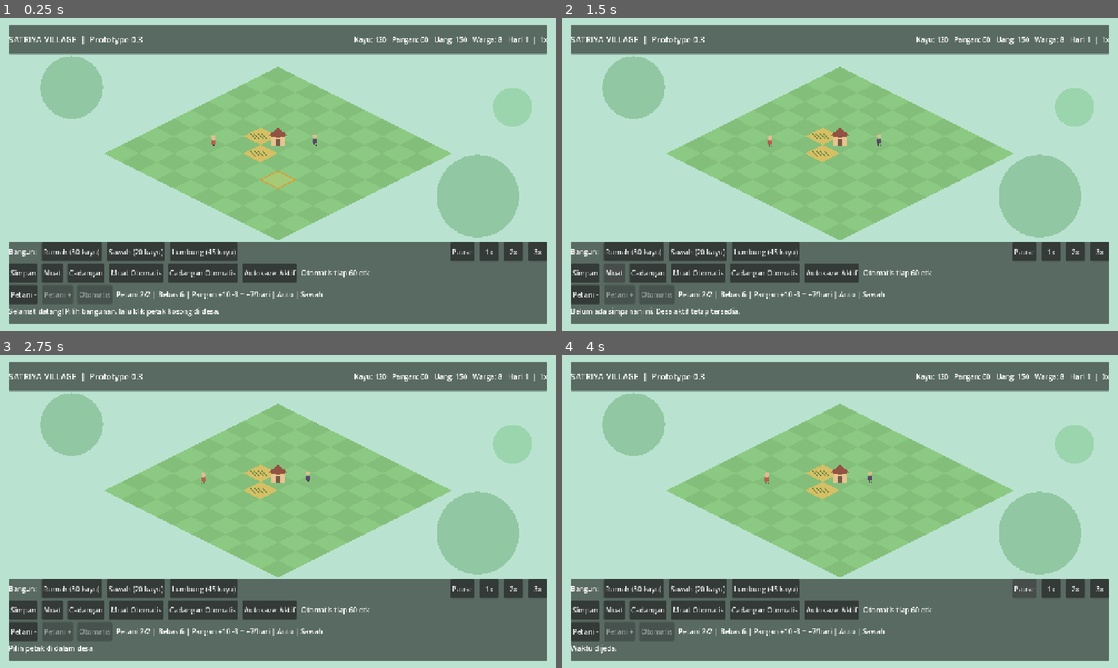
Above: before the commit, frames 1-4 (two rows, left to right).
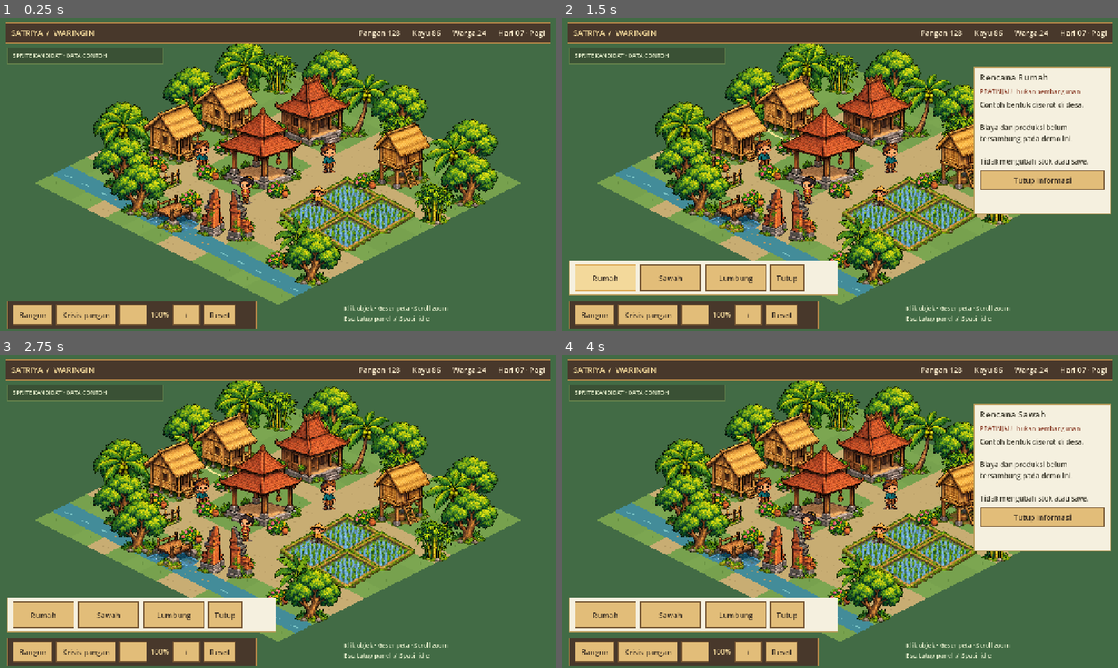
Above: after the commit, the same moments.

Repository: lalalostcode/satriya-village
Game: Godot game, scene res://scenes/visual_village.tscn
Same seed, same stepped clock (60 frames per second), same inputs: the game is played once before the commit and once after it. Before the commit the project starts from res://scenes/main.tscn.
Inputs (mouse positions are in pixels of both pictures, inside the frame that each line leads up to):
- Up to frame 1 (0.25 s): no input
- Up to frame 2 (1.5 s): click (595, 315) at 0.5 s, where only the run after the commit has a clickable "Bangun"; click (606, 277) at 1.25 s, where only the run after the commit has a clickable "Rumah"
- Up to frame 3 (2.75 s): click (478, 517) at 2 s, where only the run after the commit has a clickable "Tutup informasi"
- Up to frame 4 (4 s): click (673, 614) at 2.75 s, where only the run after the commit has a clickable "Sawah"; click (1023, 589) at 3.5 s, where only the run before the commit has a clickable "Pause"

The runs differ from the first frame. In frame 1, 99% of the frame differs, in the area x 0-100%, y 0-100%; in frame 2, 100%; in frame 3, 100%; in frame 4, 100%.

Commit message:
Replace rejected visual prototype with sprite review scene

Diff:
--- /dev/null
+++ b/assets/visual/sprite_manifest.json
@@ -0,0 +1,114 @@
+{
+	"bamboo": {
+		"ground_offset": 8,
+		"height": 49,
+		"status": "AI_GENERATED_CANDIDATE_NOT_APPROVED",
+		"texture": "res://assets/visual/sprites/bamboo.png",
+		"width": 46
+	},
+	"banana": {
+		"ground_offset": 8,
+		"height": 49,
+		"status": "AI_GENERATED_CANDIDATE_NOT_APPROVED",
+		"texture": "res://assets/visual/sprites/banana.png",
+		"width": 48
+	},
+	"bridge": {
+		"ground_offset": 8,
+		"height": 45,
+		"status": "AI_GENERATED_CANDIDATE_NOT_APPROVED",
+		"texture": "res://assets/visual/sprites/bridge.png",
+		"width": 66
+	},
+	"citizen": {
+		"ground_offset": 0,
+		"height": 36,
+		"status": "AI_GENERATED_CANDIDATE_NOT_APPROVED",
+		"texture": "res://assets/visual/sprites/citizen.png",
+		"width": 18
+	},
+	"farmer": {
+		"ground_offset": 0,
+		"height": 24,
+		"status": "AI_GENERATED_CANDIDATE_NOT_APPROVED",
+		"texture": "res://assets/visual/sprites/farmer.png",
+		"width": 20
+	},
+	"fence": {
+		"ground_offset": 8,
+		"height": 29,
+		"status": "AI_GENERATED_CANDIDATE_NOT_APPROVED",
+		"texture": "res://assets/visual/sprites/fence.png",
+		"width": 40
+	},
+	"field": {
+		"ground_offset": 8,
+		"height": 46,
+		"status": "AI_GENERATED_CANDIDATE_NOT_APPROVED",
+		"texture": "res://assets/visual/sprites/field.png",
+		"width": 76
+	},
+	"flowers": {
+		"ground_offset": 8,
+		"height": 21,
+		"status": "AI_GENERATED_CANDIDATE_NOT_APPROVED",
+		"texture": "res://assets/visual/sprites/flowers.png",
+		"width": 28
+	},
+	"gate": {
+		"ground_offset": 8,
+		"height": 62,
+		"status": "AI_GENERATED_CANDIDATE_NOT_APPROVED",
+		"texture": "res://assets/visual/sprites/gate.png",
+		"width": 66
+	},
+	"granary": {
+		"ground_offset": 8,
+		"height": 79,
+		"status": "AI_GENERATED_CANDIDATE_NOT_APPROVED",
+		"texture": "res://assets/visual/sprites/granary.png",
+		"width": 70
+	},
+	"house": {
+		"ground_offset": 8,
+		"height": 72,
+		"status": "AI_GENERATED_CANDIDATE_NOT_APPROVED",
+		"texture": "res://assets/visual/sprites/house.png",
+		"width": 74
+	},
+	"joglo": {
+		"ground_offset": 8,
+		"height": 84,
+		"status": "AI_GENERATED_CANDIDATE_NOT_APPROVED",
+		"texture": "res://assets/visual/sprites/joglo.png",
+		"width": 88
+	},
+	"leader": {
+		"ground_offset": 0,
+		"height": 33,
+		"status": "AI_GENERATED_CANDIDATE_NOT_APPROVED",
+		"texture": "res://assets/visual/sprites/leader.png",
+		"width": 18
+	},
+	"palm": {
+		"ground_offset": 8,
+		"height": 73,
+		"status": "AI_GENERATED_CANDIDATE_NOT_APPROVED",
+		"texture": "res://assets/visual/sprites/palm.png",
+		"width": 62
+	},
+	"pendopo": {
+		"ground_offset": 8,
+		"height": 96,
+		"status": "AI_GENERATED_CANDIDATE_NOT_APPROVED",
+		"texture": "res://assets/visual/sprites/pendopo.png",
+		"width": 96
+	},
+	"tree": {
+		"ground_offset": 8,
+		"height": 62,
+		"status": "AI_GENERATED_CANDIDATE_NOT_APPROVED",
+		"texture": "res://assets/visual/sprites/tree.png",
+		"width": 66
+	}
+}
--- a/project.godot
+++ b/project.godot
@@ -11,7 +11,7 @@
 [application]
 
 config/name="Satriya Village"
-run/main_scene="res://scenes/main.tscn"
+run/main_scene="res://scenes/visual_village.tscn"
 config/features=PackedStringArray("4.7", "GL Compatibility")
 
 [display]
--- /dev/null
+++ b/scenes/visual_village.tscn
@@ -0,0 +1,12 @@
+[gd_scene load_steps=2 format=3]
+
+[ext_resource type="Script" path="res://scripts/visual/visual_village.gd" id="1"]
+
+[node name="VisualVillage" type="Control"]
+layout_mode = 3
+anchors_preset = 15
+anchor_right = 1.0
+anchor_bottom = 1.0
+grow_horizontal = 2
+grow_vertical = 2
+script = ExtResource("1")
--- /dev/null
+++ b/scripts/visual/village_art.gd
@@ -0,0 +1,96 @@
+extends Node2D
+## Sprite-only objects; the ground remains an explicitly temporary tile renderer.
+const MANIFEST := "res://assets/visual/sprite_manifest.json"
+var objects: Array[Dictionary] = []
+var sprites: Array[Sprite2D] = []
+var selected: int = -1
+var animate: bool = true
+var phase: float = 0.0
+var catalog: Dictionary = {}
+
+func _ready() -> void:
+	texture_filter = CanvasItem.TEXTURE_FILTER_NEAREST
+	catalog = JSON.parse_string(FileAccess.get_file_as_string(MANIFEST))
+	objects = [item("house",2,5,"Rumah rumbia"),item("house",2,8,"Rumah bambu"),
+		item("joglo",5,3,"Rumah Jawa"),item("pendopo",6,7,"Pendopo Waringin"),
+		item("granary",10,3,"Lumbung panggung"),item("gate",8,11,"Gapura bata"),
+		item("field",10,6,"Sawah timur"),item("field",12,6,"Petak padi"),
+		item("field",10,8,"Sawah irigasi"),item("field",12,8,"Sawah hijau"),
+		item("bridge",6,12,"Jembatan kayu"),item("leader",6.8,8.6,"Raras · Kepala desa"),
+		item("farmer",9,6.7,"Sari · Petani"),item("farmer",12,9.5,"Jaya · Petani"),
+		item("citizen",3.6,8,"Wening · Warga"),item("citizen",7.4,4.5,"Banu · Warga")]
+	for cell in [Vector2(0,2),Vector2(0,5),Vector2(0,9),Vector2(3,0),Vector2(7,0),Vector2(11,0),Vector2(13,2),Vector2(13,11),Vector2(2,11),Vector2(4,12)]:
+		objects.append(item("tree",cell.x,cell.y,"Pohon tropis"))
+	for cell in [Vector2(1,3),Vector2(6,1),Vector2(12,2),Vector2(1,10)]:
+		objects.append(item("palm",cell.x,cell.y,"Kelapa"))
+	for cell in [Vector2(1,6),Vector2(4,1),Vector2(9,2),Vector2(11,10)]:
+		objects.append(item("banana",cell.x,cell.y,"Pisang"))
+	for cell in [Vector2(1,1),Vector2(8,1),Vector2(13,4)]:
+		objects.append(item("bamboo",cell.x,cell.y,"Bambu"))
+	for cell in [Vector2(3,6),Vector2(4,8),Vector2(7,7),Vector2(9,4),Vector2(2,9),Vector2(5,10),Vector2(8,10),Vector2(11,11)]:
+		objects.append(item("flowers",cell.x,cell.y,"Taman kecil"))
+	for cell in [Vector2(1,7),Vector2(2,10),Vector2(3.5,10),Vector2(9,1.5)]:
+		objects.append(item("fence",cell.x,cell.y,"Pagar bambu"))
+	objects.sort_custom(func(a: Dictionary,b: Dictionary) -> bool: return iso(a.cell).y < iso(b.cell).y)
+	for obj in objects:
+		var spec: Dictionary = catalog[obj.kind]
+		var sprite := Sprite2D.new()
+		sprite.texture = load(spec.texture)
+		sprite.centered = false
+		sprite.offset = Vector2(-sprite.texture.get_width()/2.0,-sprite.texture.get_height()+spec.ground_offset)
+		sprite.position = iso(obj.cell).round()
+		# Terrain crops must stay below the characters even where their footprints overlap.
+		sprite.z_index = 0 if obj.kind in ["field","bridge"] else 1
+		add_child(sprite)
+		sprites.append(sprite)
+
+func item(kind: String,x: float,y: float,title: String) -> Dictionary:
+	return {"kind":kind,"cell":Vector2(x,y),"title":title}
+
+func iso(cell: Vector2) -> Vector2:
+	return Vector2((cell.x-cell.y)*20,(cell.x+cell.y)*10)
+
+func _process(delta: float) -> void:
+	if not animate: return
+	phase += delta
+	for i in range(objects.size()):
+		if objects[i].kind in ["leader","farmer","citizen"]:
+			sprites[i].position = iso(objects[i].cell).round() + Vector2(0,roundf(sin(phase*2+i)*0.6))
+
+func diamond(p: Vector2,color: Color) -> void:
+	draw_colored_polygon(PackedVector2Array([p+Vector2(0,-10),p+Vector2(20,0),p+Vector2(0,10),p+Vector2(-20,0)]),color)
+
+func _draw() -> void:
+	for y in range(14):
+		for x in range(14):
+			var p := iso(Vector2(x,y))
+			var path := x in [3,7,8] or y in [4,9,10]
+			var color := Color("77a14e") if (x+y)%3 else Color("7ca651")
+			if path: color = Color("c8ad73")
+			if y == 12: color = Color("438c99")
+			diamond(p,color)
+			if path:
+				for n in range(3):
+					draw_rect(Rect2(p+Vector2(n*6-8,(x+y+n)%5-2),Vector2(2,1)),Color("b59b65"))
+			elif y == 12:
+				draw_line(p+Vector2(-6,0),p+Vector2(3,4),Color("7bc4c6"),1)
+			else:
+				draw_line(p+Vector2(4,1),p+Vector2(5,-2),Color("658d40"),1)
+	if selected >= 0 and selected < objects.size():
+		var p := iso(objects[selected].cell)
+		draw_polyline(PackedVector2Array([p+Vector2(0,-12),p+Vector2(24,0),p+Vector2(0,12),p+Vector2(-24,0),p+Vector2(0,-12)]),Color("ffe694"),2)
+
+func pick(local: Vector2) -> int:
+	# Pixel alpha hit testing ignores transparent padding around each PNG.
+	for i in range(sprites.size()-1,-1,-1):
+		if objects[i].kind in ["field","bridge"]: continue
+		if hits(i,local): return i
+	for i in range(sprites.size()-1,-1,-1):
+		if objects[i].kind in ["field","bridge"] and hits(i,local): return i
+	return -1
+
+func hits(i: int,local: Vector2) -> bool:
+	var sprite := sprites[i]
+	var p := local-sprite.position-sprite.offset
+	var image := sprite.texture.get_image()
+	return p.x>=0 and p.y>=0 and p.x<image.get_width() and p.y<image.get_height() and image.get_pixelv(Vector2i(p)).a>0.5
--- /dev/null
+++ b/scripts/visual/visual_village.gd
@@ -0,0 +1,229 @@
+extends Control
+## Frontend-only scene: no simulation, save writes, production or quest execution.
+const Art = preload("res://scripts/visual/village_art.gd")
+var world: Node2D
+var viewport: SubViewport
+var info: VBoxContainer
+var info_panel: PanelContainer
+var build_panel: PanelContainer
+var quest_panel: PanelContainer
+var status: Label
+var zoom_label: Label
+var zoom_level: float = 1.0
+var pan := Vector2.ZERO
+var dragging: bool = false
+var drag_start := Vector2.ZERO
+var moved: bool = false
+var preview_kind: String = ""
+
+func _ready() -> void:
+	mouse_filter = Control.MOUSE_FILTER_IGNORE
+	_build_world()
+	_build_ui()
+	resized.connect(_layout_world)
+	_layout_world()
+
+func _build_world() -> void:
+	var backdrop := ColorRect.new()
+	backdrop.color = Color("426b45")
+	backdrop.set_anchors_and_offsets_preset(Control.PRESET_FULL_RECT)
+	backdrop.mouse_filter = Control.MOUSE_FILTER_IGNORE
+	add_child(backdrop)
+	viewport = SubViewport.new()
+	viewport.size = Vector2i(640,360)
+	viewport.transparent_bg = true
+	viewport.render_target_update_mode = SubViewport.UPDATE_ALWAYS
+	add_child(viewport)
+	world = Art.new()
+	viewport.add_child(world)
+	var image := TextureRect.new()
+	image.texture = viewport.get_texture()
+	image.texture_filter = CanvasItem.TEXTURE_FILTER_NEAREST
+	image.set_anchors_and_offsets_preset(Control.PRESET_FULL_RECT)
+	image.mouse_filter = Control.MOUSE_FILTER_IGNORE
+	add_child(image)
+
+func _layout_world() -> void:
+	world.position = Vector2(320,60) + pan
+	world.scale = Vector2.ONE * zoom_level
+
+func style(bg: String, border: String = "b79a59") -> StyleBoxFlat:
+	var box := StyleBoxFlat.new()
+	box.bg_color = Color(bg)
+	box.border_color = Color(border)
+	box.set_border_width_all(2)
+	box.set_corner_radius_all(0)
+	box.content_margin_left = 14
+	box.content_margin_right = 14
+	box.content_margin_top = 10
+	box.content_margin_bottom = 10
+	return box
+
+func panel(parent: Node, rect: Rect2) -> PanelContainer:
+	var node := PanelContainer.new()
+	node.position = rect.position
+	node.size = rect.size
+	node.add_theme_stylebox_override("panel",style("f5f0df"))
+	parent.add_child(node)
+	return node
+
+func stack(parent: Node) -> VBoxContainer:
+	var node := VBoxContainer.new()
+	node.add_theme_constant_override("separation",9)
+	parent.add_child(node)
+	return node
+
+func label(parent: Node, value: String, font_size: int = 17, color: String = "403d30") -> Label:
+	var node := Label.new()
+	node.text = value
+	node.add_theme_font_size_override("font_size",font_size)
+	node.add_theme_color_override("font_color",Color(color))
+	parent.add_child(node)
+	return node
+
+func button(parent: Node, value: String, action: Callable) -> Button:
+	var node := Button.new()
+	node.text = value
+	node.custom_minimum_size = Vector2(64,46)
+	node.pressed.connect(action)
+	parent.add_child(node)
+	return node
+
+func _build_ui() -> void:
+	var ui := Control.new()
+	ui.name = "HUD"
+	ui.mouse_filter = Control.MOUSE_FILTER_IGNORE
+	add_child(ui)
+	var t := Theme.new()
+	t.default_font_size = 17
+	t.set_stylebox("normal","Button",style("e2bd79","735431"))
+	t.set_stylebox("hover","Button",style("f3d99b","dca957"))
+	t.set_stylebox("pressed","Button",style("c79853","735431"))
+	t.set_stylebox("focus","Button",style("f3d99b","fff0b5"))
+	for state in ["font_color","font_hover_color","font_pressed_color"]:
+		t.set_color(state,"Button",Color("372c22"))
+	ui.theme = t
+	ui.size = Vector2(1280,720)
+	resized.connect(func() -> void: ui.scale = size / Vector2(1280,720))
+	ui.scale = size / Vector2(1280,720)
+	var top := panel(ui,Rect2(12,10,1256,48))
+	top.add_theme_stylebox_override("panel",style("48382b","b68748"))
+	var row := HBoxContainer.new()
+	row.add_theme_constant_override("separation",28)
+	top.add_child(row)
+	label(row,"SATRIYA  /  WARINGIN",18,"f3d99b").size_flags_horizontal = Control.SIZE_EXPAND_FILL
+	for value in ["Pangan 128", "Kayu 86", "Warga 24", "Hari 07 · Pagi"]:
+		label(row,value,17,"fff0d1")
+	var tag := panel(ui,Rect2(16,68,360,32))
+	tag.add_theme_stylebox_override("panel",style("3a5135","64814b"))
+	label(tag,"SPRITE KANDIDAT · DATA CONTOH",13,"e4edcb")
+	info_panel = panel(ui,Rect2(948,112,316,340))
+	info = stack(info_panel)
+	info_panel.hide()
+	build_panel = panel(ui,Rect2(16,558,620,80))
+	var build := HBoxContainer.new()
+	build.add_theme_constant_override("separation",10)
+	build_panel.add_child(build)
+	for entry in [["Rumah","house"],["Sawah","field"],["Lumbung","granary"]]:
+		button(build,entry[0],preview_build.bind(entry[1],entry[0])).custom_minimum_size.x = 140
+	button(build,"Tutup",func() -> void: build_panel.hide())
+	build_panel.hide()
+	var actions := panel(ui,Rect2(16,650,576,60))
+	actions.add_theme_stylebox_override("panel",style("48382b","b68748"))
+	var bar := HBoxContainer.new()
+	bar.add_theme_constant_override("separation",8)
+	actions.add_child(bar)
+	button(bar,"Bangun",func() -> void: build_panel.visible = not build_panel.visible)
+	button(bar,"Krisis pangan",show_quest)
+	button(bar,"−",func() -> void: set_zoom(zoom_level-0.25))
+	zoom_label = label(bar,"100%",16,"f3d99b")
+	button(bar,"+",func() -> void: set_zoom(zoom_level+0.25))
+	button(bar,"Reset",reset_view)
+	status = label(ui,"Klik objek · Geser peta · Scroll zoom\nEsc: tutup panel  /  Spasi: idle",14,"e4edcb")
+	status.position = Vector2(792,658)
+
+func show_info(title: String, subtitle: String, body: String) -> void:
+	for child in info.get_children():
+		info.remove_child(child)
+		child.queue_free()
+	label(info,title,20)
+	label(info,subtitle,14,"8e4530")
+	label(info,body,16)
+	button(info,"Tutup informasi",func() -> void: info_panel.hide())
+	info_panel.show()
+
+func show_quest() -> void:
+	show_info("Cadangan menipis", "QUEST CONTOH · belum aktif", "Sari meminta bantuan:\n\n“Persediaan padi menipis.\nMari rawat sawah bersama.”\n\nTarget contoh: 150 ikat padi.\nHadiah contoh: kepercayaan.")
+	button(info,"Tinjau sawah",func() -> void: select_kind("field"))
+
+func preview_build(kind: String, title: String) -> void:
+	preview_kind = kind
+	select_kind(kind)
+	show_info("Rencana " + title, "PRATINJAU · bukan pembangunan", "Contoh bentuk disorot di desa.\n\nBiaya dan produksi belum\ntersambung pada demo ini.\n\nTidak mengubah stok atau save.")
+
+func select_kind(kind: String) -> void:
+	for i in range(world.objects.size()):
+		if world.objects[i].kind == kind:
+			world.selected = i
+			world.queue_redraw()
+			return
+
+func select_at(screen: Vector2) -> void:
+	var point := screen / size * Vector2(640,360)
+	var index: int = world.pick((point-world.position)/zoom_level)
+	world.selected = index
+	world.queue_redraw()
+	if index < 0: return
+	var obj: Dictionary = world.objects[index]
+	var role: String = obj.kind
+	if role in ["leader","farmer","citizen"]:
+		show_info(obj.title,"KARAKTER CONTOH", "Suasana hati: tenang\nKegiatan: animasi dekoratif\n\n“Selamat pagi! Mari singgah\ndi pendopo desa.”\n\nBelum terhubung ke AI.")
+	else:
+		var descriptions := {
+			"joglo":"Rumah Jawa beratap tajug.\nInspirasi joglo; periode\nTumapel perlu riset.",
+			"house":"Dinding kayu dan bambu.\nAtap hangat, teras sederhana.\n\nPenghuni contoh: 4 warga.",
+			"field":"Padi muda dan pematang.\nSaluran air melewati sawah.\n\nHasil contoh: 12 ikat / hari.",
+			"granary":"Lantai panggung dan tangga.\nTempat menyimpan hasil padi.\n\nKapasitas contoh: 200 ikat.",
+			"pendopo":"Balai terbuka beratap susun.\nTempat warga berkumpul.\n\nInspirasi joglo Nusantara.",
+			"gate":"Gapura bata sebagai\npenanda masuk desa.\n\nInspirasi gaya Nusantara.",
+			"shrine":"Pelataran batu bertingkat.\nAksen budaya desa fiktif."}
+		show_info(obj.title,"SPRITE KANDIDAT · belum disetujui",descriptions.get(role,"Vegetasi tropis dekoratif.\nBagian dari komposisi desa.")+"\n\nBukan rekonstruksi sejarah.")
+
+func set_zoom(value: float) -> void:
+	zoom_level = clampf(value,0.75,1.5)
+	zoom_label.text = "%d%%" % int(zoom_level*100)
+	_layout_world()
+
+func reset_view() -> void:
+	pan = Vector2.ZERO
+	set_zoom(1.0)
+
+func _input(event: InputEvent) -> void:
+	# Release is observed even above HUD so a world drag cannot become stuck.
+	if event is InputEventMouseButton and not event.pressed:
+		if event.button_index in [MOUSE_BUTTON_LEFT,MOUSE_BUTTON_MIDDLE]:
+			if dragging and not moved and event.button_index == MOUSE_BUTTON_LEFT:
+				if not get_viewport().gui_get_hovered_control(): select_at(event.position)
+			dragging = false
+
+func _unhandled_input(event: InputEvent) -> void:
+	if event is InputEventKey and event.pressed and not event.echo:
+		if event.keycode == KEY_ESCAPE:
+			info_panel.hide()
+			build_panel.hide()
+		if event.keycode == KEY_SPACE:
+			world.animate = not world.animate
+	if event is InputEventMouseButton and event.pressed:
+		match event.button_index:
+			MOUSE_BUTTON_WHEEL_UP: set_zoom(zoom_level+0.25)
+			MOUSE_BUTTON_WHEEL_DOWN: set_zoom(zoom_level-0.25)
+			MOUSE_BUTTON_LEFT, MOUSE_BUTTON_MIDDLE:
+				dragging = true
+				moved = false
+				drag_start = event.position
+	if event is InputEventMouseMotion and dragging:
+		if event.position.distance_to(drag_start)>6: moved = true
+		if moved:
+			pan += event.relative / size * Vector2(640,360)
+			pan = pan.clamp(Vector2(-180,-100),Vector2(180,100))
+			_layout_world()
--- /dev/null
+++ b/tests/test_visual_smoke.gd
@@ -0,0 +1,61 @@
+extends SceneTree
+var failures: int = 0
+func check(ok: bool,message: String) -> void:
+	if not ok:
+		failures += 1
+		push_error(message)
+	else: print("PASS: ",message)
+func _initialize() -> void:
+	call_deferred("run")
+func run() -> void:
+	root.size = Vector2i(1280,720)
+	var scene = load("res://scenes/visual_village.tscn").instantiate()
+	root.add_child(scene)
+	await process_frame
+	await process_frame
+	check(not scene.info_panel.visible and not scene.build_panel.visible,"Panels hidden on startup")
+	check(scene.world.sprites.size() == scene.world.objects.size(),"All objects use Sprite2D PNGs")
+	check(scene.world.catalog.size() == 16,"16 asset definitions loaded")
+	check(scene.viewport.size == Vector2i(640,360),"Pixel world viewport")
+	scene.preview_build("house","Rumah")
+	check(scene.world.selected >= 0 and scene.info_panel.visible,"Build preview")
+	scene.show_quest()
+	check(scene.info.get_child(0).text == "Cadangan menipis","Quest mockup")
+	scene.set_zoom(8)
+	check(scene.zoom_level == 1.5,"Zoom limit")
+	scene.reset_view()
+	check(scene.zoom_level == 1.0 and scene.pan == Vector2.ZERO,"Reset framing")
+	for kind in ["leader","house","field","gate"]:
+		scene.select_kind(kind)
+		var i: int = scene.world.selected
+		check(scene.world.sprites[i].texture != null,"PNG loaded " + kind)
+	scene.info_panel.hide()
+	scene.select_kind("leader")
+	var leader_pos: Vector2 = (scene.world.iso(scene.world.objects[scene.world.selected].cell) + scene.world.position + Vector2(0,-8)) * 2
+	scene.world.selected = -1
+	var motion := InputEventMouseMotion.new()
+	motion.position = leader_pos
+	Input.parse_input_event(motion)
+	await process_frame
+	var click := InputEventMouseButton.new()
+	click.position = leader_pos
+	click.button_index = MOUSE_BUTTON_LEFT
+	click.pressed = true
+	Input.parse_input_event(click)
+	await process_frame
+	click = click.duplicate()
+	click.pressed = false
+	Input.parse_input_event(click)
+	await process_frame
+	check(scene.world.selected >= 0,"Actual viewport mouse selection")
+	check(scene.info.get_child(0).text.contains("Raras"),"Character detail from click")
+	scene.world.selected = -1
+	scene.world.queue_redraw()
+	scene.info_panel.hide()
+	await process_frame
+	await process_frame
+	if DisplayServer.get_name() != "headless":
+		await RenderingServer.frame_post_draw
+		check(root.get_texture().get_image().save_png("res://docs/screenshots/visual_after.png") == OK,"AFTER screenshot saved")
+	print("VISUAL SMOKE FAILURES: ",failures)
+	quit(failures)
--- /dev/null
+++ b/tools/slice_visual_atlas.gd
@@ -0,0 +1,32 @@
+extends SceneTree
+## Deterministic atlas slicing/normalization; no procedural sprite painting.
+func _initialize() -> void:
+	var source := Image.load_from_file("res://assets/visual/source_atlas.png")
+	var names := ["house","joglo","pendopo","granary","gate","field","palm","banana","bamboo","tree","fence","flowers","farmer","leader","citizen","bridge"]
+	var widths := [74,88,96,70,66,76,62,48,46,66,40,28,20,18,18,66]
+	# Measured on the generated 1254x1254 atlas; generated grids are not exact.
+	var regions := [Rect2i(0,0,315,334),Rect2i(315,0,315,326),Rect2i(630,0,324,330),Rect2i(954,0,300,335),Rect2i(0,340,307,298),Rect2i(302,380,338,215),Rect2i(650,328,291,318),Rect2i(954,344,300,296),Rect2i(0,638,305,291),Rect2i(312,638,324,290),Rect2i(641,695,302,232),Rect2i(950,700,304,229),Rect2i(32,938,260,295),Rect2i(365,938,200,295),Rect2i(660,938,193,295),Rect2i(902,956,352,272)]
+	var manifest: Dictionary = {}
+	for i in range(16):
+		var tile := source.get_region(regions[i])
+		# Remove near-transparent generation noise before finding the occupied rectangle.
+		for y in range(tile.get_height()):
+			for x in range(tile.get_width()):
+				var pixel := tile.get_pixel(x,y)
+				if pixel.a < 0.5: tile.set_pixel(x,y,Color.TRANSPARENT)
+				else: tile.set_pixel(x,y,Color(pixel.r,pixel.g,pixel.b,1.0))
+		var bounds := tile.get_used_rect()
+		var sprite := tile.get_region(bounds)
+		var h := maxi(1,roundi(float(sprite.get_height())/sprite.get_width()*widths[i]))
+		sprite.resize(widths[i],h,Image.INTERPOLATE_NEAREST)
+		var path: String = "res://assets/visual/sprites/" + names[i] + ".png"
+		var error := sprite.save_png(path)
+		if error != OK:
+			push_error("Cannot write " + path)
+			quit(1)
+			return
+		manifest[names[i]] = {"texture":path,"width":widths[i],"height":h,"ground_offset":0 if i>=12 and i<=14 else 8,"status":"AI_GENERATED_CANDIDATE_NOT_APPROVED"}
+		print(names[i],": ",widths[i],"x",h," alpha=",sprite.detect_alpha())
+	var file := FileAccess.open("res://assets/visual/sprite_manifest.json",FileAccess.WRITE)
+	file.store_string(JSON.stringify(manifest,"\t"))
+	quit()
Binary file added: assets/visual/source_atlas.png
Not shown, added: assets/visual/source_atlas.png.import
Binary file added: assets/visual/sprites/bamboo.png
Not shown, added: assets/visual/sprites/bamboo.png.import
Binary file added: assets/visual/sprites/banana.png
Not shown, added: assets/visual/sprites/banana.png.import
Binary file added: assets/visual/sprites/bridge.png
Not shown, added: assets/visual/sprites/bridge.png.import
Binary file added: assets/visual/sprites/citizen.png
Not shown, added: assets/visual/sprites/citizen.png.import
Binary file added: assets/visual/sprites/farmer.png
Not shown, added: assets/visual/sprites/farmer.png.import
(and 34 more such lines)
